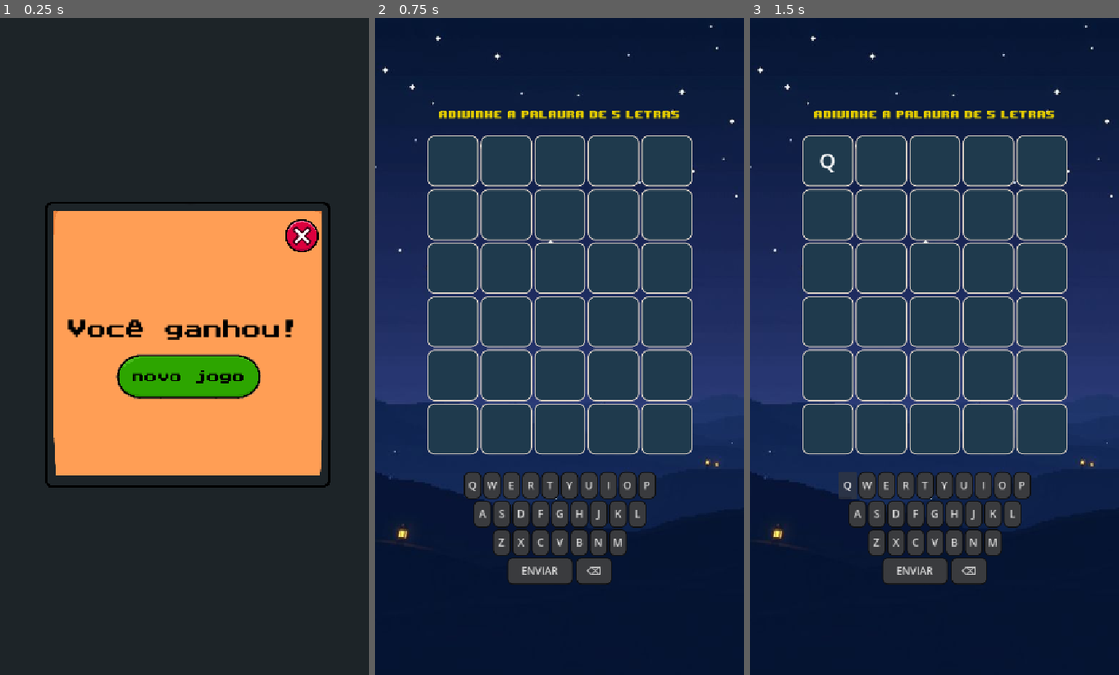
Above: before the commit, frames 1-3 (left to right).
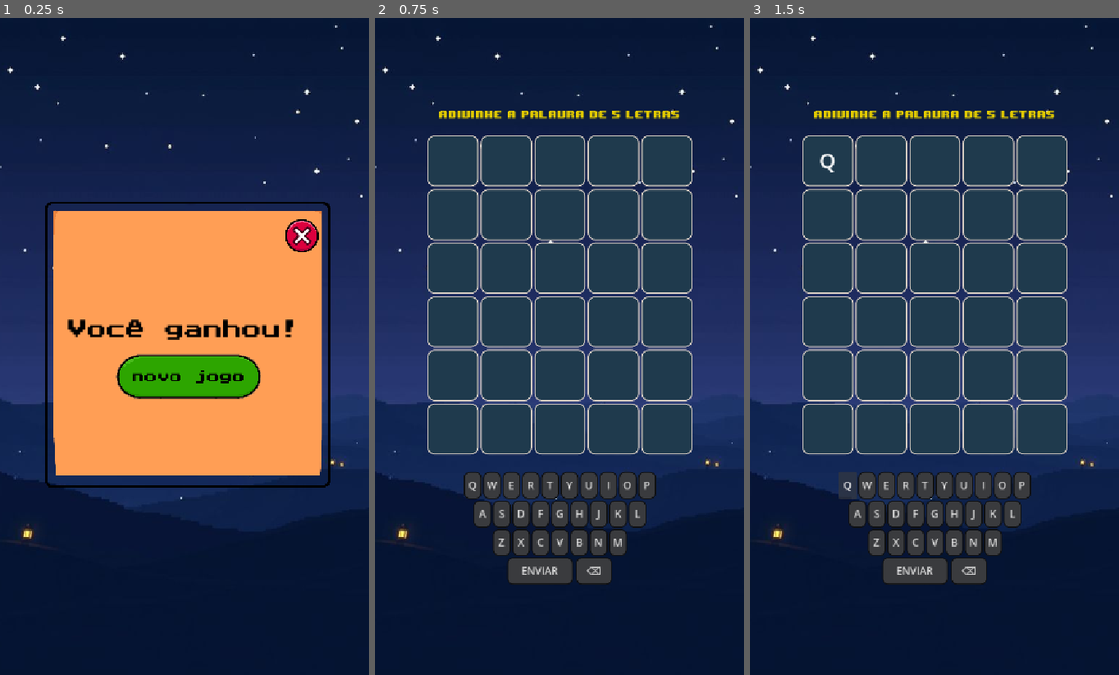
Above: after the commit, the same moments.

Repository: cryptofabrikah-oss/wordmix
Game: Godot game, scene res://scenes/end_game.tscn
The game is run twice, just before and just after one commit, with the same random seed, the same clock (stepped at 60 frames per second) and the same inputs. This scene is started directly instead of the project's main scene.
Inputs:
- Up to frame 1 (0.25 s): no input
- Up to frame 2 (0.75 s): click "novo jogo" at 0.5 s
- Up to frame 3 (1.5 s): click "Q" at 1.25 s

The runs differ from the first frame. In frame 1, 30% of the frame differs, in the area x 0-100%, y 0-100%; in frame 2, nothing differs; in frame 3, nothing differs.

Commit message:
ui start 2.1

Diff:
--- a/scenes/end_game.tscn
+++ b/scenes/end_game.tscn
@@ -1,8 +1,9 @@
-[gd_scene load_steps=6 format=3 uid="uid://xyafmi8rpo0i"]
+[gd_scene load_steps=7 format=3 uid="uid://xyafmi8rpo0i"]
 
 [ext_resource type="Script" uid="uid://bowub5s73ysx3" path="res://scenes/end_game.gd" id="1_0py74"]
 [ext_resource type="FontFile" uid="uid://2ausagro6kfw" path="res://fonts/PressStart2P-Regular.ttf" id="2_0h6i1"]
 [ext_resource type="Texture2D" uid="uid://bfyc5mvo4ymbc" path="res://assets/box_endgame.svg" id="2_0py74"]
+[ext_resource type="Texture2D" uid="uid://bcjhrl03jnufo" path="res://assets/game.jpeg" id="2_6lcay"]
 [ext_resource type="Texture2D" uid="uid://qyhuytr0yxo7" path="res://assets/newgame.png" id="2_uwdrl"]
 [ext_resource type="Texture2D" uid="uid://bxi03a0bwrwh4" path="res://Basic_GUI_Bundle/ButtonsText/PremadeButtons_XRed.png" id="4_5pifh"]
 
@@ -17,12 +18,12 @@
 size_flags_vertical = 4
 script = ExtResource("1_0py74")
 
-[node name="ColorRect" type="ColorRect" parent="."]
-z_index = -1
-layout_mode = 0
-offset_right = 648.0
-offset_bottom = 1152.0
-color = Color(0.00392157, 0.0470588, 0.0705882, 0.623529)
+[node name="TextureRect" type="TextureRect" parent="."]
+offset_left = -38.0
+offset_top = -60.0
+offset_right = 688.0
+offset_bottom = 1201.0
+texture = ExtResource("2_6lcay")
 
 [node name="EndLabel" type="Label" parent="."]
 z_index = 2
